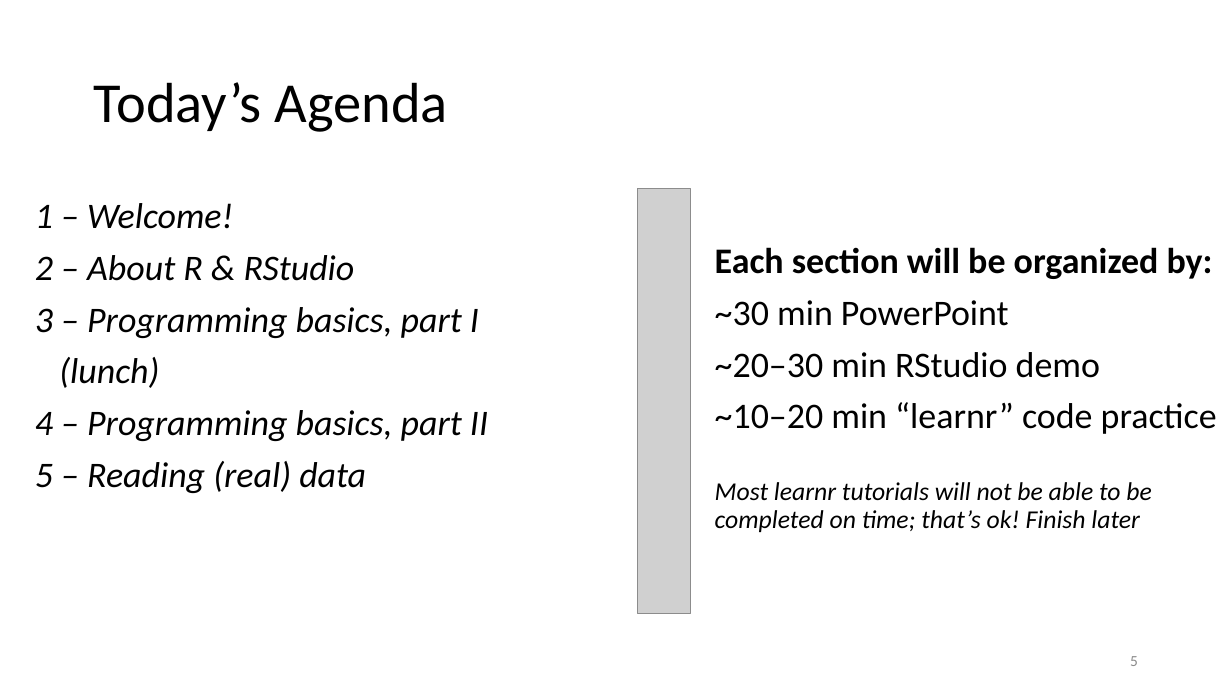
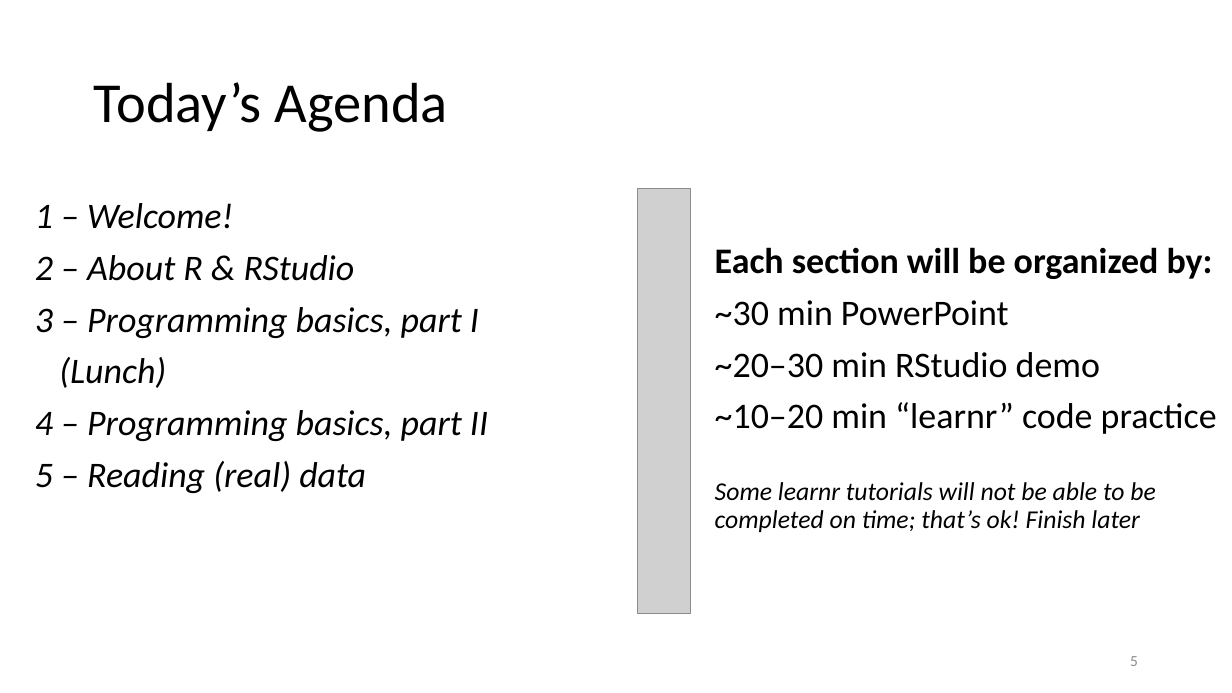
Before and after one commit to justinpriest/ADFG_R_Intro_Workshop, a slide deck: slide 5 of presentations/1 - Welcome and motivation.pptx. Drawn at 1232x693 pixels with LibreOffice and Linux fonts; fonts in the diff are those of the drawing; grey boxes stand for pictures. Boxes give left, top, right and bottom in pixels: in the first picture for what was removed or moved away, otherwise in the second. Text is boxed around its words. In the diff, an @@ line names an element or a change of style, - is before the commit and + after.

```diff
--- a/presentations/1 - Welcome and motivation.pptx
+++ b/presentations/1 - Welcome and motivation.pptx
@@ text at [59,357,166,388]: text changed @@
-(lunch)
+(Lunch)
@@ text at [715,482,1155,532]: text changed @@
-Most learnr tutorials will not be able to be completed on time; that’s ok! Finish later
+Some learnr tutorials will not be able to be completed on time; that’s ok! Finish later
```
Also in this commit, not shown: 6 other slides changed, 1 slide added, 1 slide removed.
